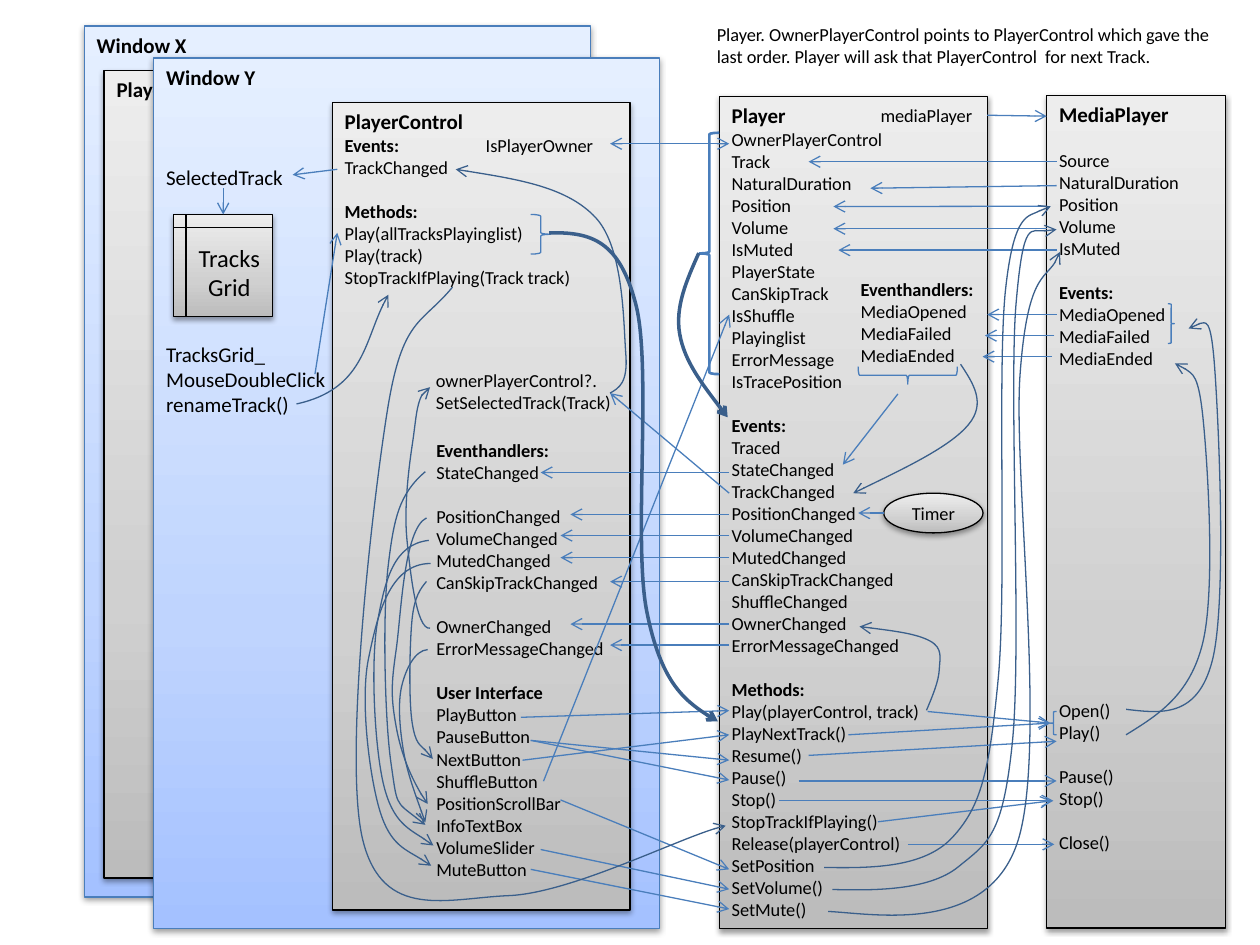
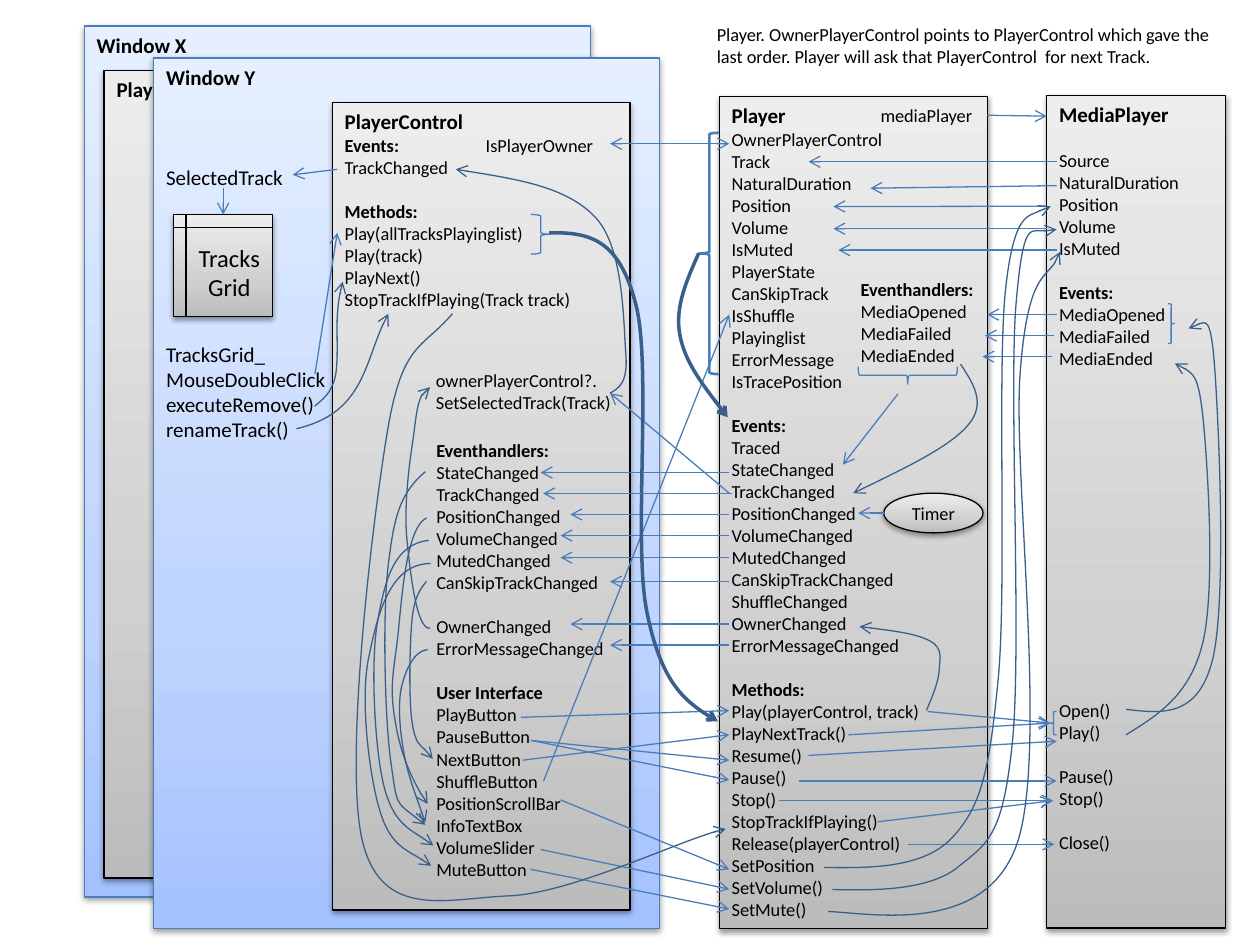
Before and after one commit to PeterHuberSg/MusicPlayer, a slide deck: slide 3 of Design.pptx. Drawn at 1260x945 pixels with LibreOffice and Linux fonts; fonts in the diff are those of the drawing. Boxes give left, top, right and bottom in pixels: in the first picture for what was removed or moved away, otherwise in the second. Text is boxed around its words. In the diff, an @@ line names an element or a change of style, - is before the commit and + after.

```diff
--- a/Design.pptx
+++ b/Design.pptx
@@ freeform shape added at bbox=[315, 282, 343, 407], outline #3A5F8C 0.75 pt @@
@@ text in rectangle at bbox=[345, 270, 421, 287]: paragraph added @@
+PlayNext()
@@ freeform shape: place and size @@
-freeform shape at bbox=[296, 295, 388, 404]
+freeform shape at bbox=[296, 314, 388, 428]
@@ freeform shape: place and size @@
-freeform shape at bbox=[357, 287, 726, 901]
+freeform shape at bbox=[357, 314, 726, 901]
@@ text in rectangle at bbox=[166, 397, 314, 415]: paragraph added @@
+executeRemove()
@@ text at bbox=[436, 488, 539, 504]: paragraph added @@
+TrackChanged
@@ arrow added from (732, 494) to (543, 494), #4B7EBC 0.75 pt @@
```
Also in this commit, not shown: 1 other slide changed, 1 slide added, 9 other files.
